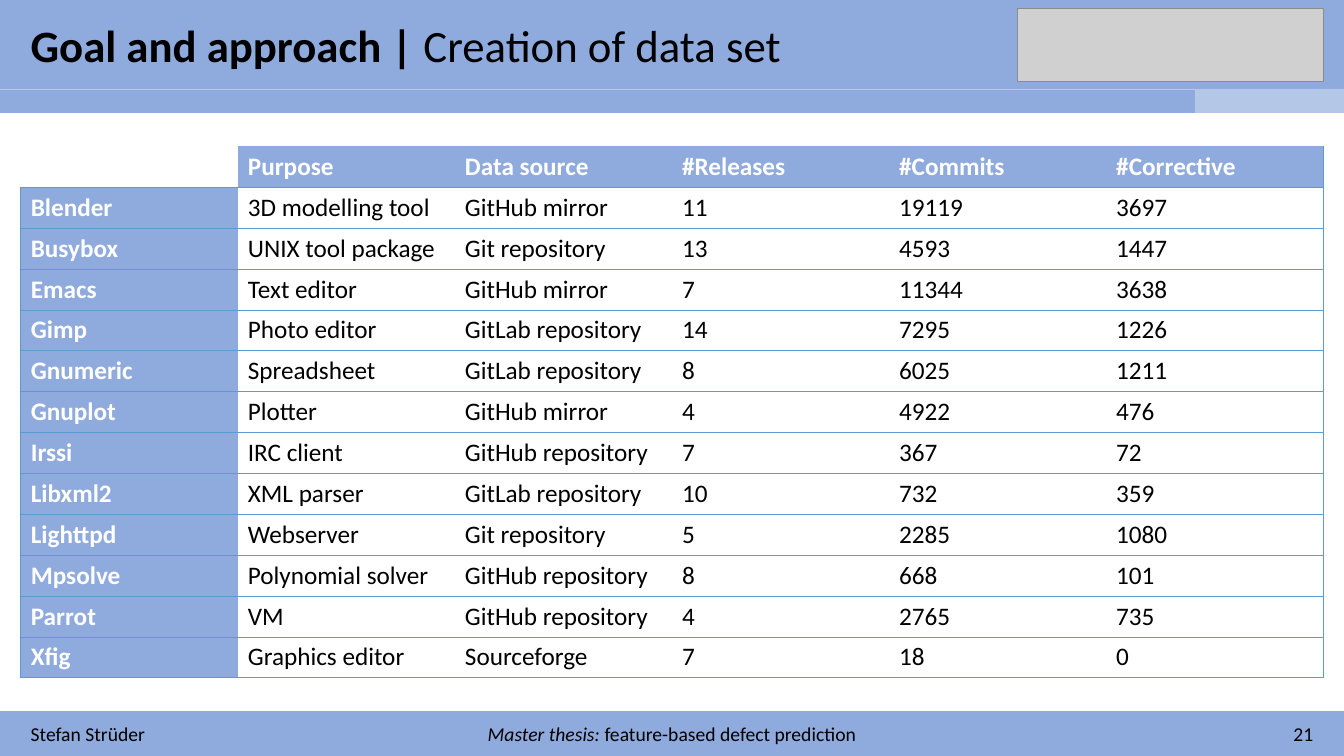
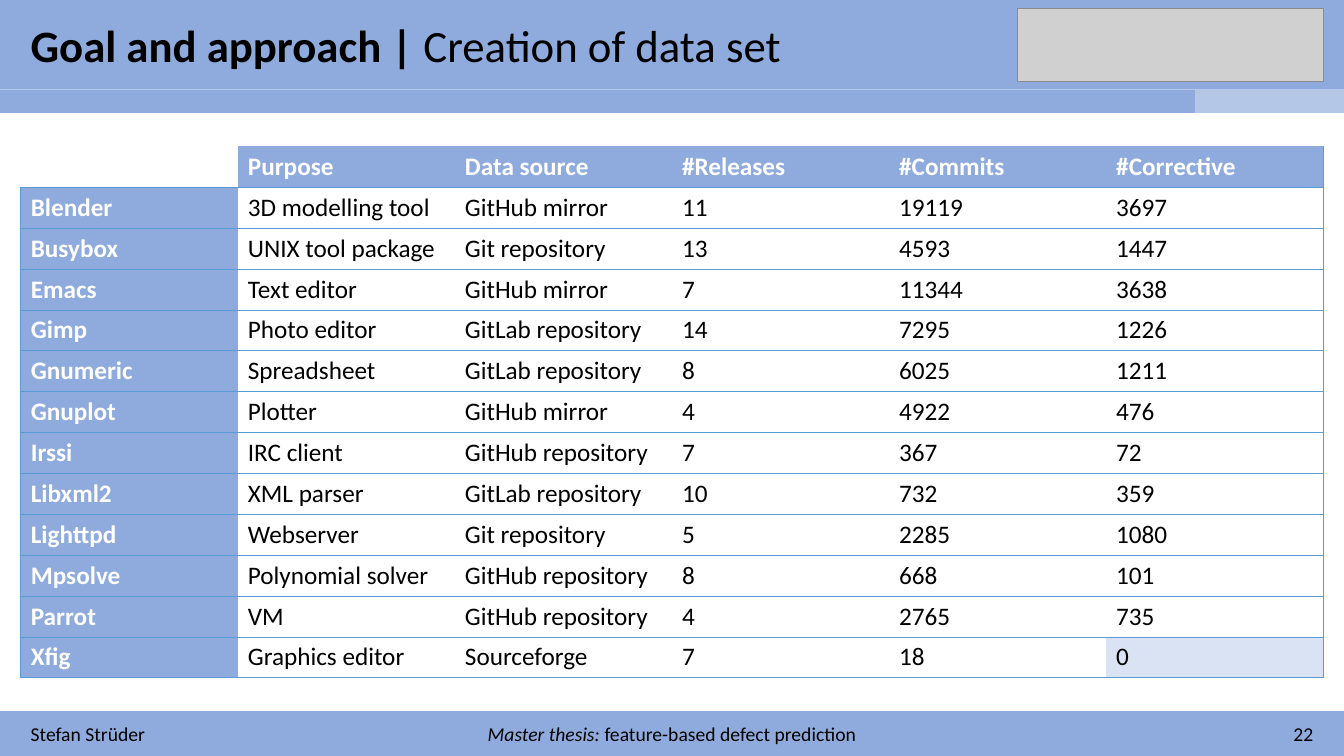
Before and after one commit to stefanstrueder/MA_Strueder, a slide deck: slide 28 of Einführungspräsentation/Introduction.pptx (slide 27 before the commit). Drawn at 1344x756 pixels with LibreOffice and Linux fonts; fonts in the diff are those of the drawing; grey boxes stand for pictures. Boxes give left, top, right and bottom in pixels: in the first picture for what was removed or moved away, otherwise in the second. Text is boxed around its words. In the diff, an @@ line names an element or a change of style, - is before the commit and + after.

```diff
--- a/Einführungspräsentation/Introduction.pptx
+++ b/Einführungspräsentation/Introduction.pptx
@@ table at (21,146,1322,678) @@
@@ fill none to #DAE3F3 in row 13, column 6 @@
@@ text at (1293,728,1313,741): text changed @@
-21
+22
```
Also in this commit, not shown: 7 other slides changed, 3 slides added, 1 other file.
